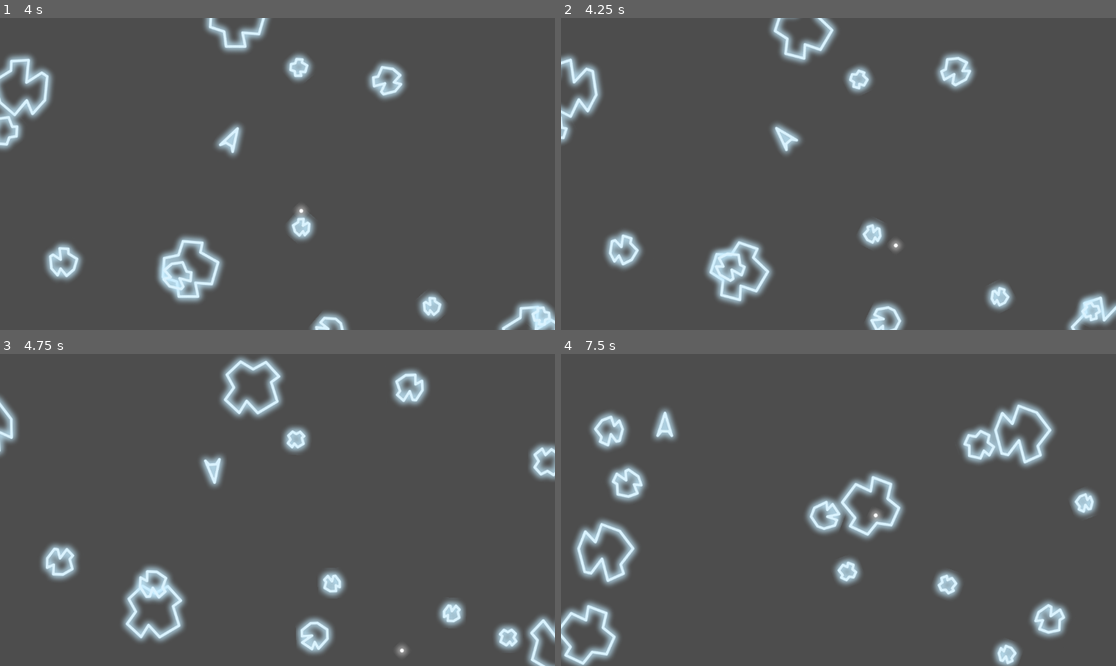
Above: before the commit, frames 1-4 (two rows, left to right).
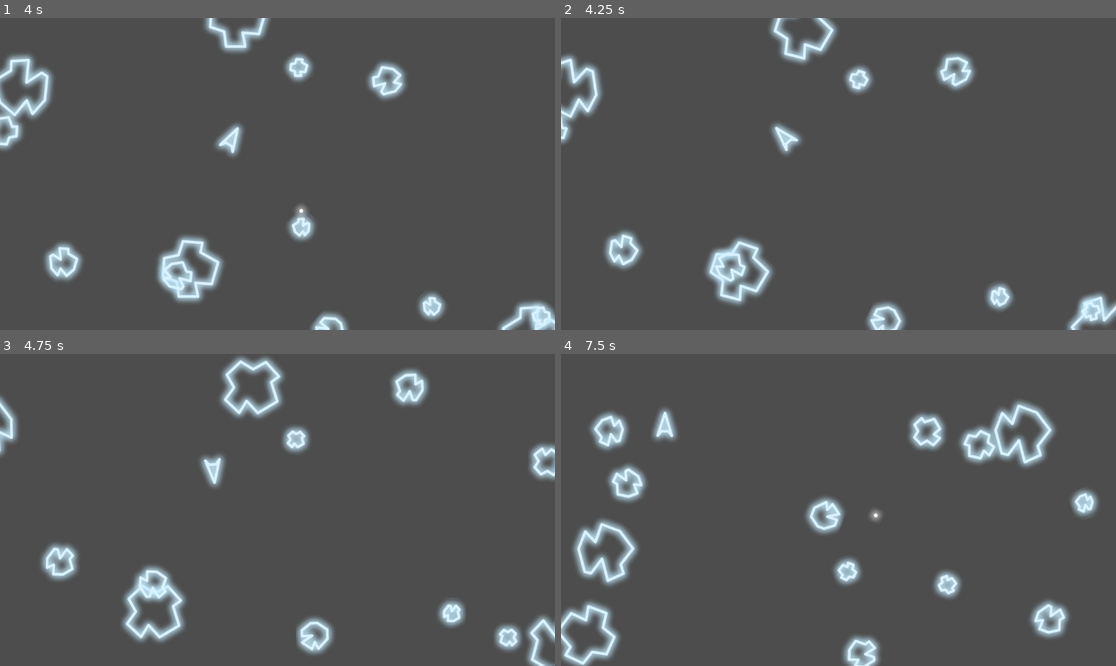
Above: after the commit, the same moments.

Repository: AllanSechrist/asteroids
Game: Godot game, scene res://scenes/sandbox.tscn
Two runs of this game, one before a commit and one after it. Both use one fixed random seed, a clock stepped at 60 frames per second and the inputs below. The project has no main scene, so this scene is started directly.
Inputs:
- Up to frame 1 (4 s): hold D (turn_right) 0.53-1.28 s; tap Space (fire) at 0.6, 2.1, 3.6 s; hold A (turn_left) 1.28-2.03 s; tap W (move) at 1.35, 2.85 s; hold D (turn_right) 2.03-3.53 s; hold A (turn_left) from 3.53 s (still down)
- Up to frame 2 (4.25 s): keep holding A (turn_left)
- Up to frame 3 (4.75 s): keep holding A (turn_left); tap W (move) at 4.35 s
- Up to frame 4 (7.5 s): tap Space (fire) at 5.1, 6.6 s; release A (turn_left) at 5.78 s; hold D (turn_right) from 5.78 s (still down); tap W (move) at 5.85, 7.35 s

Frame 1 is identical in both runs. In frame 2, 0.4% of the frame differs, in the area x 53-62%, y 64-75%; in frame 3, 0.4%; in frame 4, 3.0%, in the area x 49-83%, y 18-100%.

Commit message:
asteroids split into smaller chunks upon collision with bullet.

Diff:
--- a/scenes/asteroids/asteroid.gd
+++ b/scenes/asteroids/asteroid.gd
@@ -1,9 +1,14 @@
 extends Area2D
 class_name Asteroid
 
+@export_category("Asteroid Stats")
 @export var sprite_variants: Array[Texture2D] = []
 @export var speed: float = 100.0
 @export var rotation_speed: float = 1.0
+@export var asteroid_chunks := 2
+
+@export_category("Asteroid Chunks")
+@export var asteroid_scene: PackedScene
 
 @onready var sprite_2d: Sprite2D = $Sprite2D
 @onready var collision_shape_2d: CollisionShape2D = $CollisionShape2D
@@ -24,6 +29,12 @@
 	rotation += rotation_speed * delta
 	wrap_screen()
 
+func spawn_asteroid_chunk() -> void:
+	var asteroid_chunk = asteroid_scene.instantiate()
+	asteroid_chunk.global_position = global_position
+	asteroid_chunk.global_rotation = global_rotation
+	get_tree().current_scene.add_child.call_deferred(asteroid_chunk)
+
 func wrap_screen() -> void:
 	var screen_size = get_viewport_rect().size
 	var radius = collision_shape_2d.shape.radius
@@ -42,3 +53,12 @@
 func _on_body_entered(body: Node2D) -> void:
 	if body is Ship:
 		body.death()
+
+
+func _on_area_entered(area: Area2D) -> void:
+	if area is Bullet:
+		area.queue_free()
+		if asteroid_scene != null:
+			for i in asteroid_chunks:
+				spawn_asteroid_chunk()
+		queue_free()
--- a/scenes/asteroids/big_asteroid.tscn
+++ b/scenes/asteroids/big_asteroid.tscn
@@ -4,6 +4,7 @@
 [ext_resource type="Script" uid="uid://b81sgrm3tv4xt" path="res://scenes/asteroids/asteroid.gd" id="1_y2s20"]
 [ext_resource type="Texture2D" uid="uid://kt2dogxmksnn" path="res://assets/sprites/asteroids/BigAsteroid_2.tres" id="3_8kwfn"]
 [ext_resource type="Texture2D" uid="uid://dkg32uc7f83fc" path="res://assets/sprites/asteroids/BigAsteroid_3.tres" id="4_jtov4"]
+[ext_resource type="PackedScene" uid="uid://b4kwf27f8y7mv" path="res://scenes/asteroids/med_asteroid.tscn" id="5_jtov4"]
 
 [sub_resource type="CircleShape2D" id="CircleShape2D_y2s20"]
 radius = 54.00926
@@ -11,6 +12,7 @@
 [node name="BigAsteroid" type="Area2D" unique_id=1317233345]
 script = ExtResource("1_y2s20")
 sprite_variants = Array[Texture2D]([ExtResource("1_6lffe"), ExtResource("3_8kwfn"), ExtResource("4_jtov4")])
+asteroid_scene = ExtResource("5_jtov4")
 
 [node name="CollisionShape2D" type="CollisionShape2D" parent="." unique_id=344104015]
 shape = SubResource("CircleShape2D_y2s20")
@@ -18,4 +20,5 @@
 [node name="Sprite2D" type="Sprite2D" parent="." unique_id=1638196074]
 texture = ExtResource("1_6lffe")
 
+[connection signal="area_entered" from="." to="." method="_on_area_entered"]
 [connection signal="body_entered" from="." to="." method="_on_body_entered"]
--- a/scenes/asteroids/med_asteroid.tscn
+++ b/scenes/asteroids/med_asteroid.tscn
@@ -4,6 +4,7 @@
 [ext_resource type="Texture2D" uid="uid://wd6sbr0qyw1f" path="res://assets/sprites/asteroids/MedAsteroid_1.tres" id="2_k7t6i"]
 [ext_resource type="Texture2D" uid="uid://bde0y7wnr6pmk" path="res://assets/sprites/asteroids/MedAsteroid_2.tres" id="3_rr77u"]
 [ext_resource type="Texture2D" uid="uid://dtdyupqysnswg" path="res://assets/sprites/asteroids/MedAsteroid_3.tres" id="4_jdo40"]
+[ext_resource type="PackedScene" uid="uid://uew4s48w4shp" path="res://scenes/asteroids/small_asteroid.tscn" id="5_rr77u"]
 
 [sub_resource type="CircleShape2D" id="CircleShape2D_uu1r3"]
 radius = 27.073973
@@ -11,6 +12,7 @@
 [node name="MedAsteroid" type="Area2D" unique_id=1836129986]
 script = ExtResource("1_l8wfa")
 sprite_variants = Array[Texture2D]([ExtResource("2_k7t6i"), ExtResource("3_rr77u"), ExtResource("4_jdo40")])
+asteroid_scene = ExtResource("5_rr77u")
 
 [node name="CollisionShape2D" type="CollisionShape2D" parent="." unique_id=588510]
 shape = SubResource("CircleShape2D_uu1r3")
@@ -18,4 +20,5 @@
 [node name="Sprite2D" type="Sprite2D" parent="." unique_id=189168715]
 texture = ExtResource("2_k7t6i")
 
+[connection signal="area_entered" from="." to="." method="_on_area_entered"]
 [connection signal="body_entered" from="." to="." method="_on_body_entered"]
--- a/scenes/asteroids/small_asteroid.tscn
+++ b/scenes/asteroids/small_asteroid.tscn
@@ -18,4 +18,5 @@
 [node name="CollisionShape2D" type="CollisionShape2D" parent="." unique_id=1952143692]
 shape = SubResource("CircleShape2D_1myxn")
 
+[connection signal="area_entered" from="." to="." method="_on_area_entered"]
 [connection signal="body_entered" from="." to="." method="_on_body_entered"]
--- a/scenes/ship/bullet.gd
+++ b/scenes/ship/bullet.gd
@@ -1,4 +1,5 @@
 extends Area2D
+class_name Bullet
 
 @export var bullet_speed := 400.0
 @export var bullet_lifetime := 1.5
